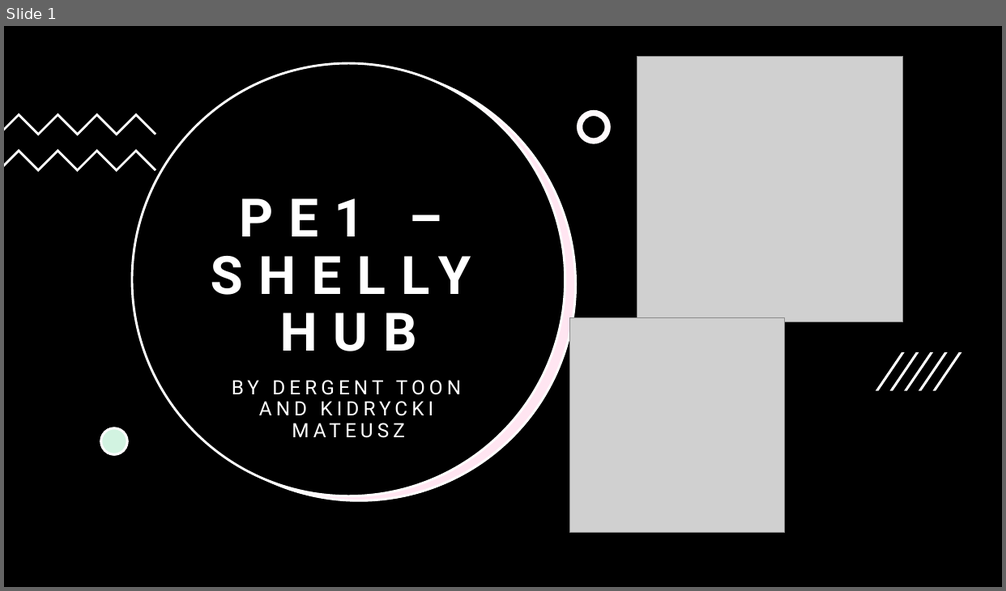
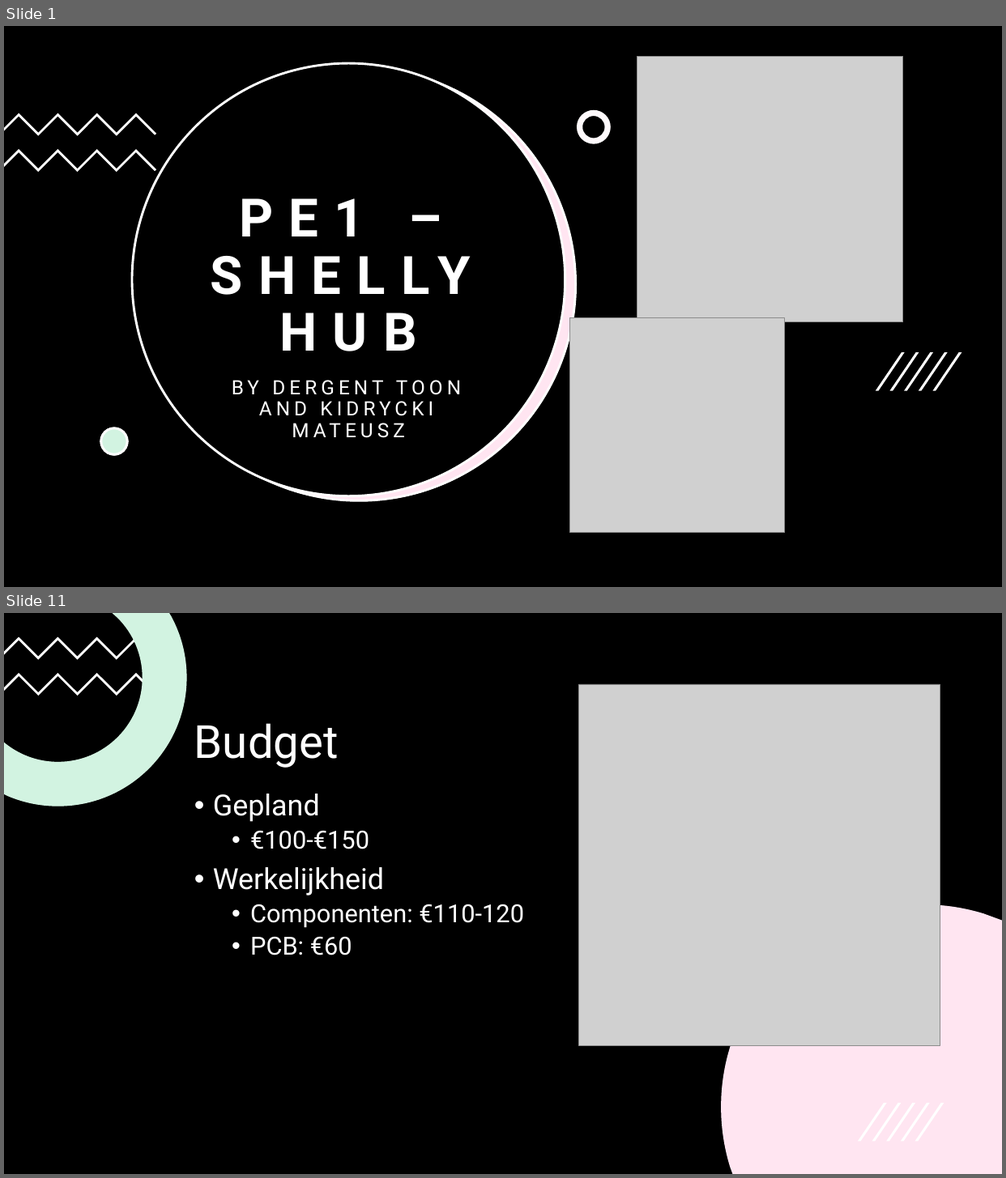
Before and after one commit to Matrixiem637/Practice-Enterprise-1, a slide deck: Verslag/Powerpoint PE.pptx. Shown one above the other, each under a label of ours: slide 1 before the commit, slides 1 and 11 after it; the slides between them are not shown. The pictures are 1006x591 and 1006x1178 pixels, drawn with LibreOffice and Linux fonts; fonts in the diff are those of the drawing; grey boxes stand for pictures. Boxes give left, top, right and bottom in pixels: in the first picture for what was removed or moved away, otherwise in the second. Text is boxed around its words. In the diff, an @@ line names an element or a change of style, - is before the commit and + after.

```diff
--- a/Verslag/Powerpoint PE.pptx
+++ b/Verslag/Powerpoint PE.pptx
@@ slide 11 added at [4, 613, 1002, 1174], background #000000 @@
@@ rectangle added at [4, 613, 1002, 1174], fill #000000 @@
@@ freeform shape added at [4, 613, 187, 806], fill #FFFFFF @@
@@ freeform shape added at [4, 613, 187, 806], fill #21C46B at 20% opacity @@
@@ freeform shape added at [4, 637, 157, 659], fill #FFFFFF @@
@@ freeform shape added at [4, 673, 157, 696], fill #FFFFFF @@
@@ picture added at [579, 684, 940, 1046] @@
@@ title added at [194, 723, 339, 768], 44 pt, text #FFFFFF @@
+Budget
@@ text added at [213, 794, 524, 956], 24 pt, text #FFFFFF @@
+• Gepland
+  • €100-€150
+• Werkelijkheid
+  • Componenten: €110-120
+  • PCB: €60
@@ freeform shape added at [721, 905, 1002, 1174], fill #FFFFFF @@
@@ freeform shape added at [721, 905, 1002, 1174], fill #FF80BD at 20% opacity @@
@@ group added at [858, 1103, 944, 1142]: 5 freeform shapes @@
```
Also in this commit, not shown: 1 slide changed, 9 other slides added, 2 slides removed, 20 other files.
